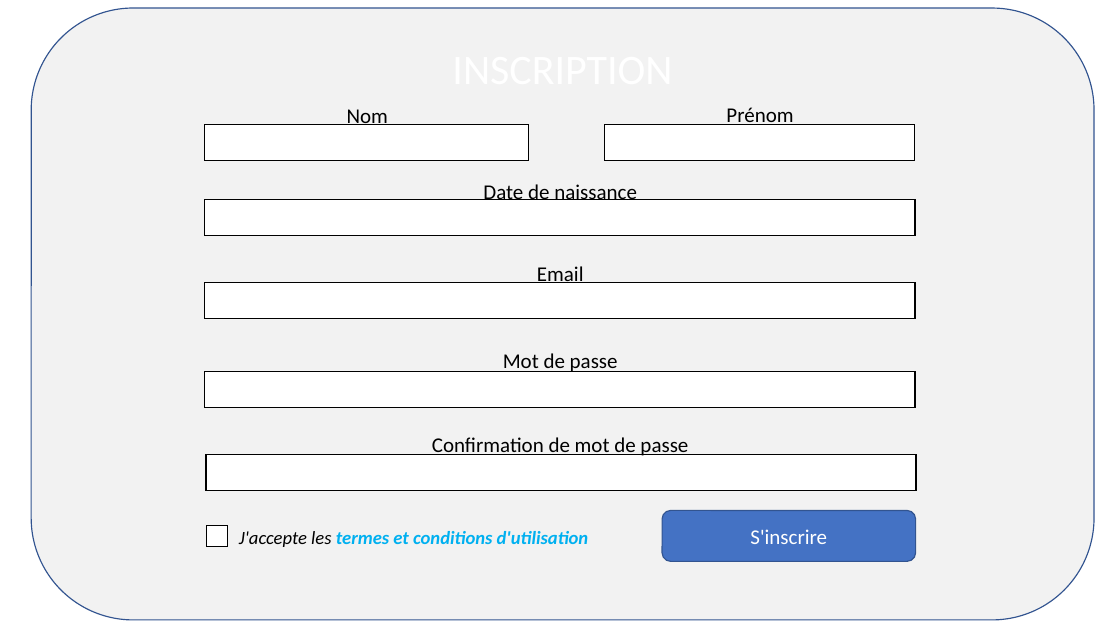
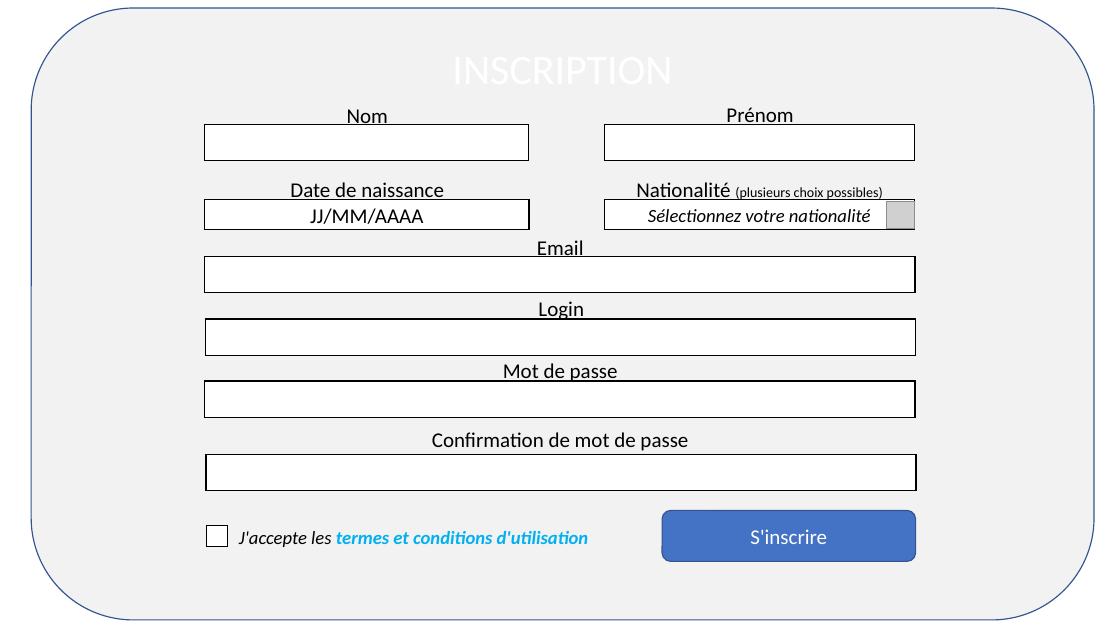
Before and after one commit to MartinBriday/PFF_WatchNow, a slide deck: slide 3 of docs/Projet_Preview.pptx (slide 2 before the commit). Drawn at 1120x630 pixels with LibreOffice and Linux fonts; fonts in the diff are those of the drawing; grey boxes stand for pictures. Boxes give left, top, right and bottom in pixels: in the first picture for what was removed or moved away, otherwise in the second. Text is boxed around its words. In the diff, an @@ line names an element or a change of style, - is before the commit and + after.

```diff
--- a/docs/Projet_Preview.pptx
+++ b/docs/Projet_Preview.pptx
@@ text "Date de naissance": place and size @@
-text "Date de naissance" at bbox=[483, 184, 637, 200]
+text "Date de naissance" at bbox=[290, 182, 444, 200]
@@ rectangle added at bbox=[205, 200, 529, 230], fill #FFFFFF, outline #000000 1 pt, 18 pt, text #000000 @@
+JJ/MM/AAAA
@@ rectangle added at bbox=[604, 200, 914, 229], fill #FFFFFF, outline #000000 1 pt, 16 pt, text #000000, italic @@
+Sélectionnez votre nationalité
@@ text added at bbox=[636, 182, 883, 200], 12 pt, text #000000 @@
+Nationalité (plusieurs choix possibles)
@@ picture added at bbox=[886, 202, 915, 229] @@
@@ text "Email": place and size @@
-text "Email" at bbox=[537, 266, 584, 283]
+text "Email" at bbox=[537, 240, 584, 257]
@@ rectangle: place and size @@
-rectangle at bbox=[205, 282, 915, 318]
+rectangle at bbox=[205, 256, 915, 292]
@@ rectangle: place and size @@
-rectangle at bbox=[205, 200, 915, 236]
+rectangle at bbox=[206, 319, 916, 355]
@@ text added at bbox=[538, 301, 584, 320], 18 pt, text #000000 @@
+Login
@@ text "Mot de passe": place and size @@
-text "Mot de passe" at bbox=[503, 353, 618, 372]
+text "Mot de passe" at bbox=[503, 363, 618, 382]
@@ rectangle: place and size @@
-rectangle at bbox=[205, 371, 915, 408]
+rectangle at bbox=[205, 381, 915, 418]
@@ text "Confirmation de mot de passe": place and size @@
-text "Confirmation de mot de passe" at bbox=[432, 437, 688, 456]
+text "Confirmation de mot de passe" at bbox=[432, 432, 688, 451]
```
Also in this commit, not shown: 1 other slide changed, 4 slides added, 1 slide removed.
